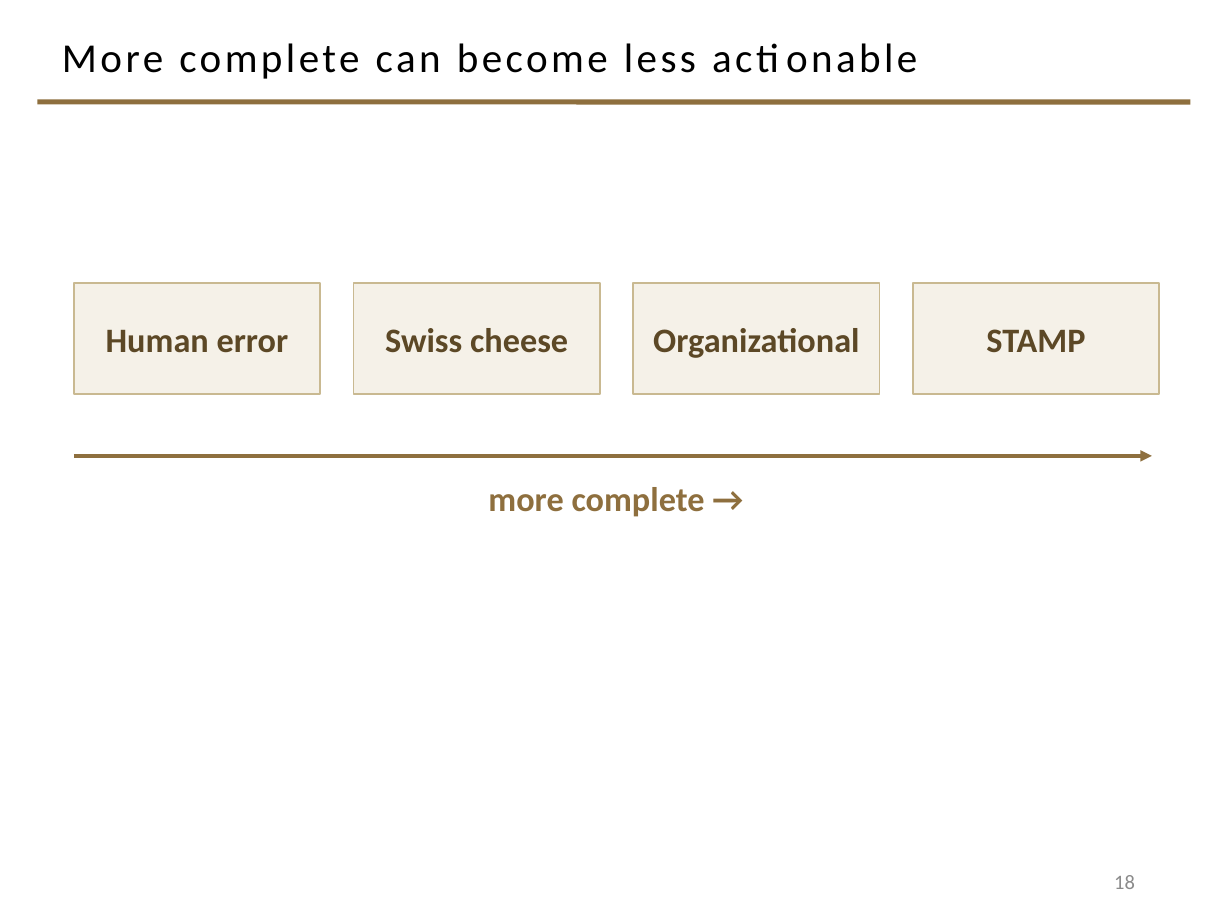
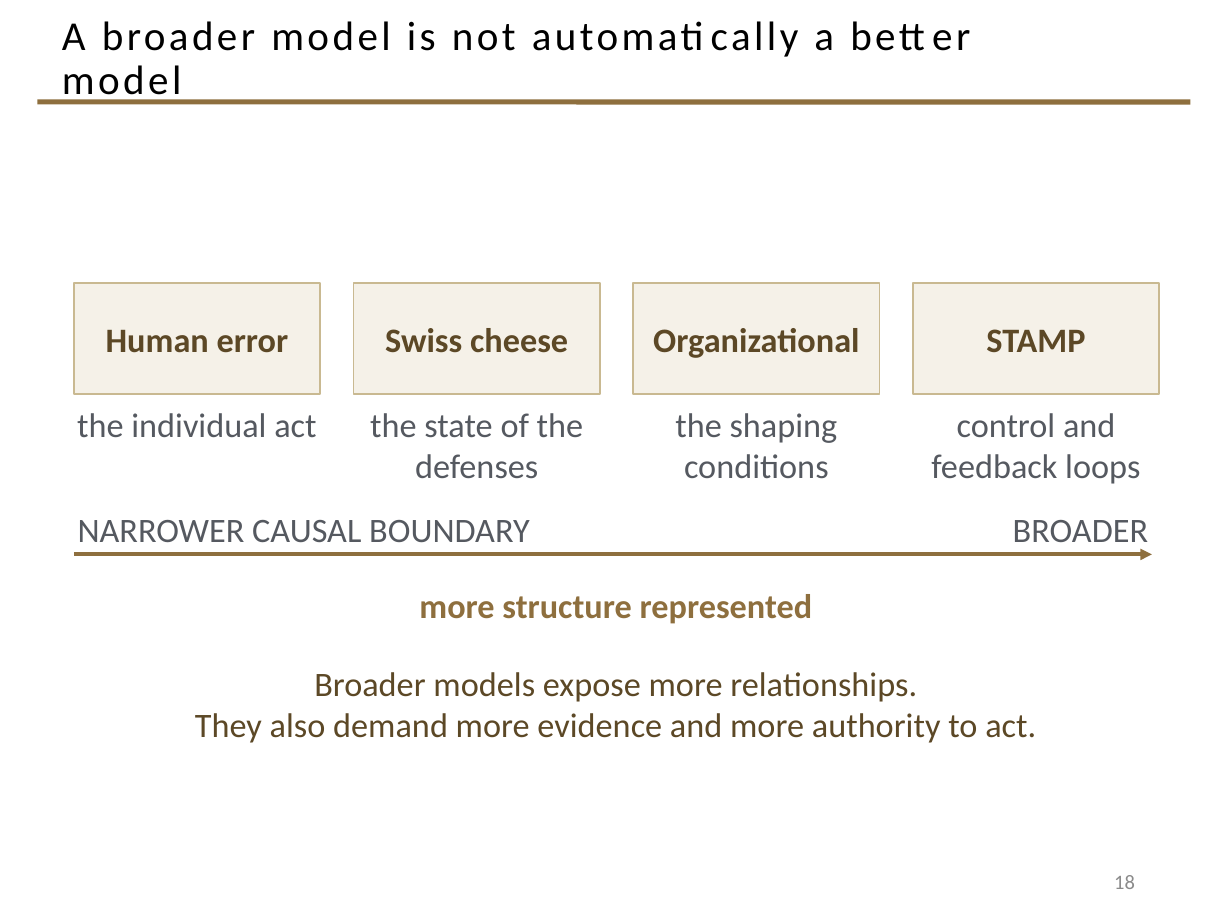
Before and after one commit to davisjam/model-based-agentic-software-engineering, a slide deck: slide 18 of course/lectures/act-2-delegation-and-control/04-failure-aware-engineering/2-4-Failure-Aware-Engineering.pptx. Drawn at 1232x924 pixels with LibreOffice and Linux fonts; fonts in the diff are those of the drawing; background and template pictures are left out. Boxes give left, top, right and bottom in pixels: in the first picture for what was removed or moved away, otherwise in the second. Text is boxed around its words. In the diff, an @@ line names an element or a change of style, - is before the commit and + after.

```diff
--- a/course/lectures/act-2-delegation-and-control/04-failure-aware-engineering/2-4-Failure-Aware-Engineering.pptx
+++ b/course/lectures/act-2-delegation-and-control/04-failure-aware-engineering/2-4-Failure-Aware-Engineering.pptx
@@ title at (62,21,834,104): text changed @@
-More complete can become less actionable
+A broader model is not automatically a better model
@@ text added at (77,413,316,437), 20 pt, text #555960 @@
+the individual act
@@ text added at (370,413,584,478), 20 pt, text #555960 @@
+the state of the defenses
@@ text added at (675,413,838,478), 20 pt, text #555960 @@
+the shaping conditions
@@ text added at (931,413,1140,484), 20 pt, text #555960 @@
+control and feedback loops
@@ text added at (78,520,530,542), 20 pt, text #555960 @@
+NARROWER CAUSAL BOUNDARY
@@ text added at (1013,520,1148,551), 20 pt, text #555960 @@
+BROADER
@@ arrow moved from (74, 456) - (1152, 456) to (74, 554) - (1152, 554) @@
@@ text at (419,594,813,624): text changed @@
-more complete →
+more structure represented
@@ text added at (195,672,1036,743), 20 pt, text #5C4826 @@
+Broader models expose more relationships.
+They also demand more evidence and more authority to act.
```
Also in this commit, not shown: 5 other slides changed.
